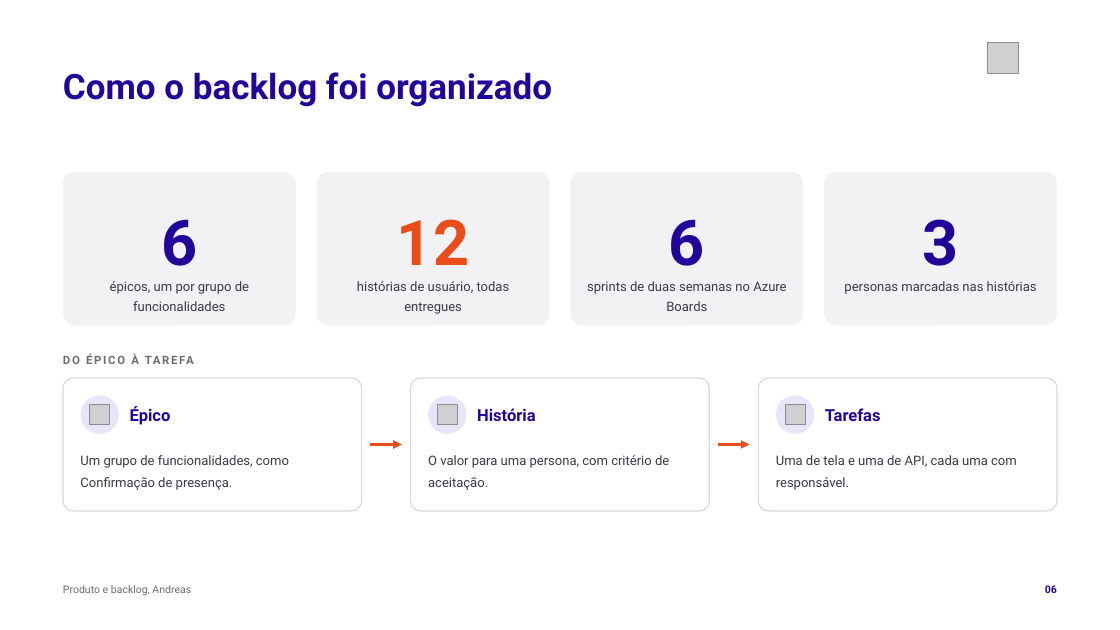
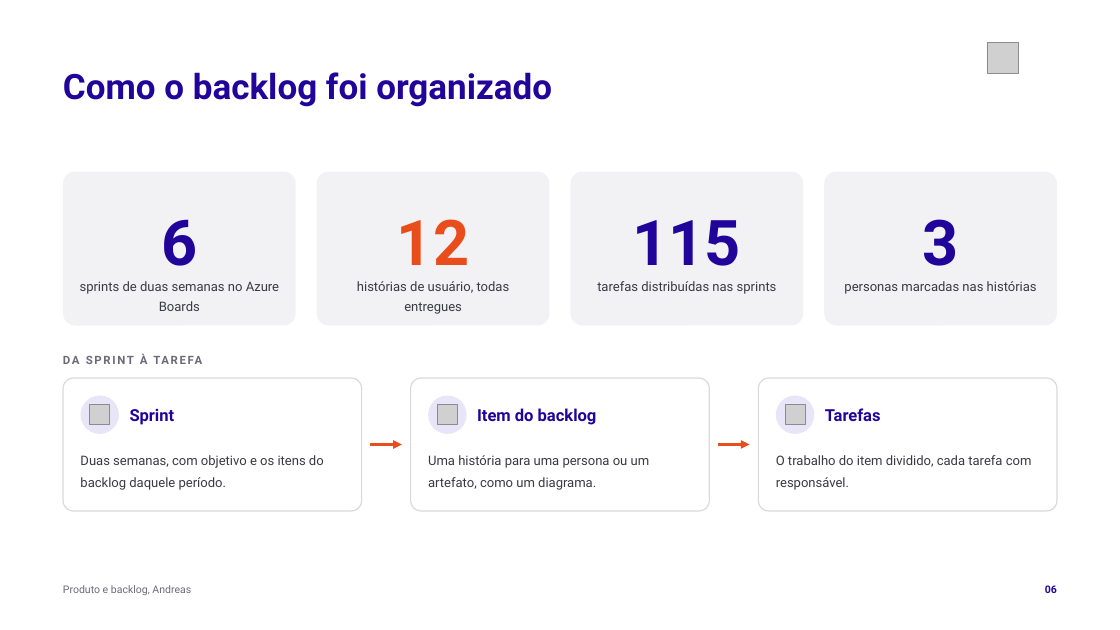
Before and after one commit to tcpassos/invite-app, a slide deck: slide 6 of trabalhos/T4-Pitch-Final.pptx. Drawn at 1120x630 pixels with LibreOffice and Linux fonts; fonts in the diff are those of the drawing; grey boxes stand for pictures. Boxes give left, top, right and bottom in pixels: in the first picture for what was removed or moved away, otherwise in the second. Text is boxed around its words. In the diff, an @@ line names an element or a change of style, - is before the commit and + after.

```diff
--- a/trabalhos/T4-Pitch-Final.pptx
+++ b/trabalhos/T4-Pitch-Final.pptx
@@ text at (633, 220, 741, 266): text changed @@
-6
+115
@@ text at (80, 281, 279, 311): text changed @@
-épicos, um por grupo de funcionalidades
+sprints de duas semanas no Azure Boards
@@ text at (597, 281, 777, 294): text changed @@
-sprints de duas semanas no Azure Boards
+tarefas distribuídas nas sprints
@@ text at (140, 353, 148, 364): text changed @@
-DO ÉPICO À TAREFA
+DA SPRINT À TAREFA
@@ text at (130, 409, 175, 425): text changed @@
-Épico
+Sprint
@@ text at (477, 408, 597, 425): text changed @@
-História
+Item do backlog
@@ text at (80, 455, 324, 490): text changed @@
-Um grupo de funcionalidades, como Confirmação de presença.
+Duas semanas, com objetivo e os itens do backlog daquele período.
@@ text at (428, 455, 650, 490): text changed @@
-O valor para uma persona, com critério de aceitação.
+Uma história para uma persona ou um artefato, como um diagrama.
@@ text at (776, 455, 1032, 490): text changed @@
-Uma de tela e uma de API, cada uma com responsável.
+O trabalho do item dividido, cada tarefa com responsável.
```
Also in this commit, not shown: 4 other files.
